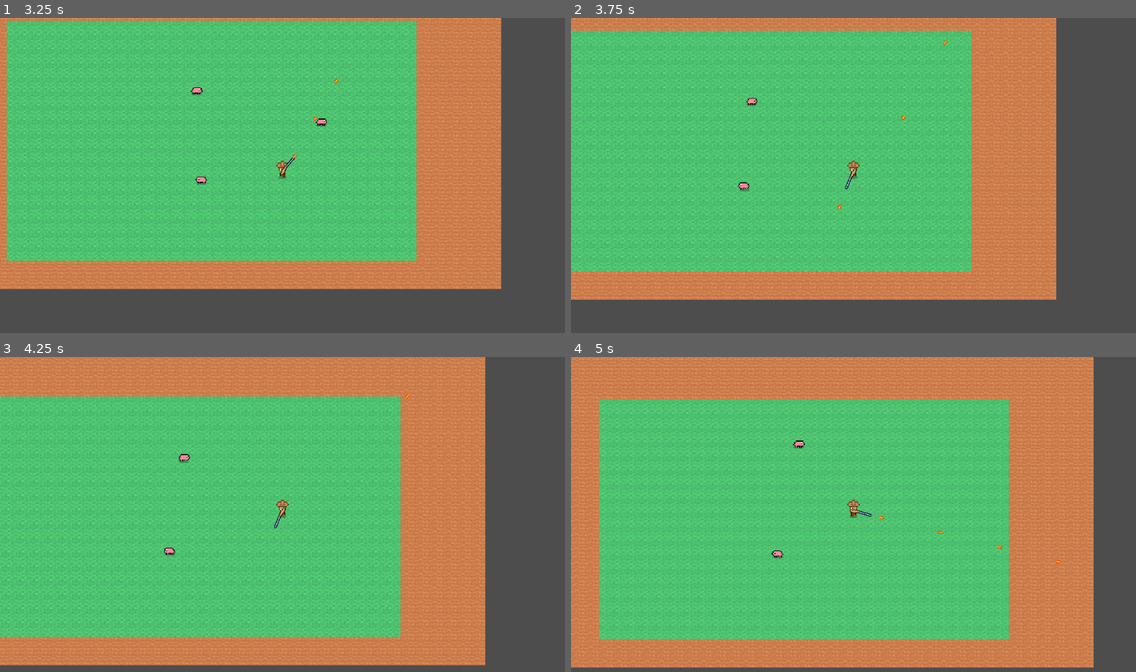
Above: before the commit, frames 1-4 (two rows, left to right).
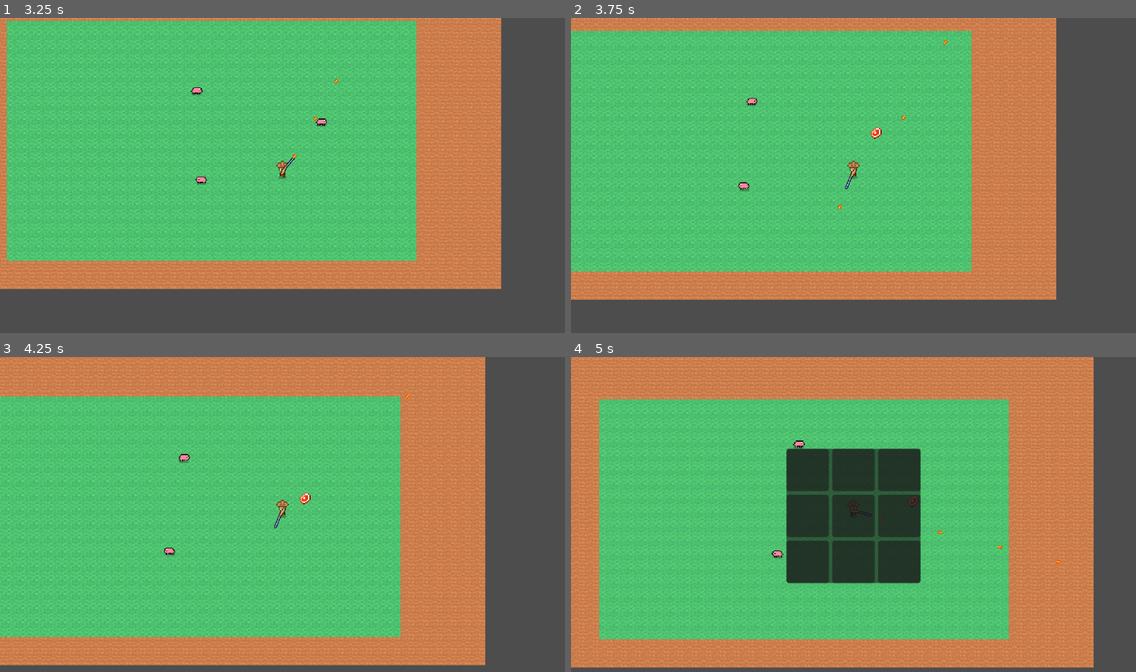
Above: after the commit, the same moments.

Repository: QuocKhangDA22TTD/game_projects
Game: Godot game, scene res://scenes/MainMenu.tscn
Same seed, same stepped clock (60 frames per second), same inputs: the game is played once before the commit and once after it.
Inputs (mouse positions are in pixels of both pictures, inside the frame that each line leads up to):
- Up to frame 1 (3.25 s): click "BẮT ĐẦU" at 0.5 s; move the mouse to (406, 159) at 1.27 s; press the mouse at (406, 159) at 1.28 s; hold D (move_right) 1.28-2.03 s; move the mouse to (169, 191) at 2.02 s; release the mouse at (169, 191) at 2.03 s; hold S (move_down) 2.03-2.78 s; click (169, 191) at 2.1 s; move the mouse to (339, 106) at 2.77 s; press the mouse at (339, 106) at 2.78 s; hold D (move_right) from 2.78 s (still down)
- Up to frame 2 (3.75 s): move the mouse to (825, 241) at 3.52 s; release D (move_right) at 3.53 s; release the mouse at (825, 241) at 3.53 s; hold W (move_up) from 3.53 s (still down); click (825, 241) at 3.6 s
- Up to frame 3 (4.25 s): keep holding W (move_up)
- Up to frame 4 (5 s): move the mouse to (1023, 564) at 4.27 s; release W (move_up) at 4.28 s; press the mouse at (1023, 564) at 4.28 s; hold A (move_left) from 4.28 s (still down); tap Tab (inventory, bound only after the commit) at 4.9 s

Frame 1 is identical in both runs. In frame 2, less than 0.1% of the frame differs, in the area x 53-55%, y 34-39%; in frame 3, less than 0.1%; in frame 4, 10%, in the area x 38-62%, y 28-72%.

Commit message:
thêm túi đồ cơ chế rơi đồ nhặt đồ

Diff:
--- a/unnamed-1/project.godot
+++ b/unnamed-1/project.godot
@@ -13,6 +13,10 @@
 config/name="unnamed_1"
 run/main_scene="uid://bxp6bnabcjbak"
 config/features=PackedStringArray("4.7", "Forward Plus")
+
+[autoload]
+
+Inventory="*res://scripts/inventory.gd"
 
 [display]
 
@@ -53,6 +57,12 @@
 "events": [Object(InputEventMouseButton,"resource_local_to_scene":false,"resource_name":"","device":-1,"window_id":0,"a …(253 unchanged characters)…
 ]
 }
+inventory={
+"deadzone": 0.5,
+"events": [Object(InputEventKey,"resource_local_to_scene":false,"resource_name":"","device":-1,"window_id":0,"alt_pressed":false,"shift_pressed":false,"ctrl_pressed":false,"meta_pressed":false,"pressed":false,"keycode":4194306,"physical_keycode":0,"key_label":0,"unicode":0,"location":0,"echo":false,"script":null)
+, Object(InputEventKey,"resource_local_to_scene":false,"resource_name":"","device":-1,"window_id":0,"alt_pressed":false,"shift_pressed":false,"ctrl_pressed":false,"meta_pressed":false,"pressed":false,"keycode":0,"physical_keycode":73,"key_label":0,"unicode":0,"location":0,"echo":false,"script":null)
+]
+}
 
 [physics]
 
--- a/unnamed-1/scenes/Main.tscn
+++ b/unnamed-1/scenes/Main.tscn
@@ -5,6 +5,7 @@
 [ext_resource type="PackedScene" uid="uid://dq2uvbtqeet" path="res://scenes/player.tscn" id="2_player"]
 [ext_resource type="PackedScene" uid="uid://dhjfq1olb04" path="res://scenes/bullet.tscn" id="3_bullet"]
 [ext_resource type="PackedScene" uid="uid://e2lr7el53lj" path="res://scenes/pig.tscn" id="4_pig"]
+[ext_resource type="PackedScene" uid="uid://buxuw4e1n5p" path="res://scenes/inventory_ui.tscn" id="5_invui"]
 
 [sub_resource type="TileSetAtlasSource" id="TileSetAtlasSource_vcsgt"]
 texture = ExtResource("1_rarhs")
@@ -40,3 +41,5 @@
 [node name="UI" type="CanvasLayer" parent="." unique_id=178540872]
 
 [node name="PauseMenu" parent="UI" unique_id=1059787539 instance=ExtResource("1_elqb8")]
+
+[node name="InventoryUI" parent="UI" instance=ExtResource("5_invui")]
--- /dev/null
+++ b/unnamed-1/scenes/inventory_ui.tscn
@@ -0,0 +1,72 @@
+[gd_scene format=3 uid="uid://buxuw4e1n5p"]
+
+[ext_resource type="Script" uid="uid://cfa6k5j5yr2" path="res://scripts/inventory_ui.gd" id="1_invui"]
+
+[node name="InventoryUI" type="Control"]
+visible = false
+layout_mode = 3
+anchors_preset = 15
+anchor_right = 1.0
+anchor_bottom = 1.0
+grow_horizontal = 2
+grow_vertical = 2
+script = ExtResource("1_invui")
+
+[node name="Panel" type="PanelContainer" parent="."]
+layout_mode = 1
+anchors_preset = 8
+anchor_left = 0.5
+anchor_top = 0.5
+anchor_right = 0.5
+anchor_bottom = 0.5
+grow_horizontal = 2
+grow_vertical = 2
+
+[node name="Grid" type="GridContainer" parent="Panel"]
+layout_mode = 2
+columns = 3
+
+[node name="Slot0" type="Button" parent="Panel/Grid"]
+custom_minimum_size = Vector2(48, 48)
+layout_mode = 2
+expand_icon = true
+
+[node name="Slot1" type="Button" parent="Panel/Grid"]
+custom_minimum_size = Vector2(48, 48)
+layout_mode = 2
+expand_icon = true
+
+[node name="Slot2" type="Button" parent="Panel/Grid"]
+custom_minimum_size = Vector2(48, 48)
+layout_mode = 2
+expand_icon = true
+
+[node name="Slot3" type="Button" parent="Panel/Grid"]
+custom_minimum_size = Vector2(48, 48)
+layout_mode = 2
+expand_icon = true
+
+[node name="Slot4" type="Button" parent="Panel/Grid"]
+custom_minimum_size = Vector2(48, 48)
+layout_mode = 2
+expand_icon = true
+
+[node name="Slot5" type="Button" parent="Panel/Grid"]
+custom_minimum_size = Vector2(48, 48)
+layout_mode = 2
+expand_icon = true
+
+[node name="Slot6" type="Button" parent="Panel/Grid"]
+custom_minimum_size = Vector2(48, 48)
+layout_mode = 2
+expand_icon = true
+
+[node name="Slot7" type="Button" parent="Panel/Grid"]
+custom_minimum_size = Vector2(48, 48)
+layout_mode = 2
+expand_icon = true
+
+[node name="Slot8" type="Button" parent="Panel/Grid"]
+custom_minimum_size = Vector2(48, 48)
+layout_mode = 2
+expand_icon = true
--- a/unnamed-1/scenes/pig.tscn
+++ b/unnamed-1/scenes/pig.tscn
@@ -29,7 +29,7 @@
 "duration": 1.0,
 "texture": SubResource("AtlasTexture_p0")
 }],
-"loop": true,
+"loop": 1,
 "name": &"idle",
 "speed": 5.0
 }, {
@@ -49,7 +49,7 @@
 "duration": 1.0,
 "texture": SubResource("AtlasTexture_p4")
 }],
-"loop": true,
+"loop": 1,
 "name": &"walk",
 "speed": 8.0
 }]
@@ -57,16 +57,16 @@
 [sub_resource type="CircleShape2D" id="CircleShape2D_pig"]
 radius = 5.0
 
-[node name="Pig" type="CharacterBody2D"]
-motion_mode = 1
+[node name="Pig" type="CharacterBody2D" unique_id=68634860]
 collision_layer = 2
 collision_mask = 3
+motion_mode = 1
 script = ExtResource("1_pig")
 
-[node name="Body" type="AnimatedSprite2D" parent="."]
+[node name="Body" type="AnimatedSprite2D" parent="." unique_id=1317359695]
 sprite_frames = SubResource("SpriteFrames_pig")
 animation = &"idle"
 autoplay = "idle"
 
-[node name="CollisionShape2D" type="CollisionShape2D" parent="."]
+[node name="CollisionShape2D" type="CollisionShape2D" parent="." unique_id=297188527]
 shape = SubResource("CircleShape2D_pig")
--- a/unnamed-1/scenes/player.tscn
+++ b/unnamed-1/scenes/player.tscn
@@ -55,7 +55,7 @@
 [sub_resource type="CircleShape2D" id="CircleShape2D_player"]
 radius = 6.0
 
-[node name="Player" type="CharacterBody2D" unique_id=303279630]
+[node name="Player" type="CharacterBody2D" unique_id=303279630 groups=["player"]]
 motion_mode = 1
 collision_mask = 3
 script = ExtResource("1_player")
--- /dev/null
+++ b/unnamed-1/scenes/pork.tscn
@@ -0,0 +1,18 @@
+[gd_scene format=3 uid="uid://c7pgvprucb3"]
+
+[ext_resource type="Script" uid="uid://d0nhgmyr8a4" path="res://scripts/pork.gd" id="1_pork"]
+[ext_resource type="Texture2D" uid="uid://bcu3gfkjkcp0p" path="res://assets/pork.png" id="2_pork"]
+
+[sub_resource type="CircleShape2D" id="CircleShape2D_pork"]
+radius = 5.0
+
+[node name="Pork" type="Area2D"]
+collision_layer = 4
+collision_mask = 1
+script = ExtResource("1_pork")
+
+[node name="Sprite2D" type="Sprite2D" parent="."]
+texture = ExtResource("2_pork")
+
+[node name="CollisionShape2D" type="CollisionShape2D" parent="."]
+shape = SubResource("CircleShape2D_pork")
--- /dev/null
+++ b/unnamed-1/scripts/inventory.gd
@@ -0,0 +1,47 @@
+extends Node
+
+# Túi đồ singleton (autoload) — dữ liệu tách khỏi UI.
+# Mỗi ô: null hoặc {"id": String, "count": int}
+
+signal changed
+
+const SIZE := 9
+
+# Thêm item mới chỉ cần thêm 1 dòng: icon hiển thị + scene khi thả ra đất
+const ITEM_DB := {
+	"pork": {
+		"icon": preload("res://assets/pork.png"),
+		"scene": preload("res://scenes/pork.tscn"),
+	},
+}
+
+var slots: Array = [null, null, null, null, null, null, null, null, null]
+
+
+# Nhặt vào túi: ưu tiên chồng vào ô cùng loại, hết thì ô trống đầu tiên.
+# Trả về false nếu túi đầy (item nằm lại đất, không mất).
+func add_item(id: String, count: int = 1) -> bool:
+	for slot in slots:
+		if slot != null and slot.id == id:
+			slot.count += count
+			changed.emit()
+			return true
+	for i in SIZE:
+		if slots[i] == null:
+			slots[i] = {"id": id, "count": count}
+			changed.emit()
+			return true
+	return false
+
+
+# Bớt 1 khỏi ô index, trả về id vừa bớt ("" nếu ô trống).
+func remove_one(index: int) -> String:
+	var slot = slots[index]
+	if slot == null:
+		return ""
+	var id: String = slot.id
+	slot.count -= 1
+	if slot.count <= 0:
+		slots[index] = null
+	changed.emit()
+	return id
--- /dev/null
+++ b/unnamed-1/scripts/inventory_ui.gd
@@ -0,0 +1,38 @@
+extends Control
+
+# UI túi đồ 3x3 — chỉ vẽ lại khi dữ liệu Inventory đổi (signal changed).
+
+@onready var grid: GridContainer = $Panel/Grid
+
+func _ready() -> void:
+	Inventory.changed.connect(_refresh)
+	for i in grid.get_child_count():
+		grid.get_child(i).pressed.connect(_on_slot_pressed.bind(i))
+	_refresh()
+
+
+func _input(event: InputEvent) -> void:
+	if event.is_action_pressed("inventory"):
+		visible = not visible
+
+
+func _refresh() -> void:
+	for i in grid.get_child_count():
+		var button: Button = grid.get_child(i)
+		var slot = Inventory.slots[i]
+		if slot == null:
+			button.icon = null
+			button.text = ""
+		else:
+			button.icon = Inventory.ITEM_DB[slot.id].icon
+			button.text = "x%d" % slot.count
+
+
+# Click vào ô có đồ: bớt 1 và thả ra đất cạnh player (lụm lại được)
+func _on_slot_pressed(index: int) -> void:
+	var id := Inventory.remove_one(index)
+	if id == "":
+		return
+	var player := get_tree().get_first_node_in_group("player")
+	if player:
+		player.drop_item(id)
--- a/unnamed-1/scripts/pig.gd
+++ b/unnamed-1/scripts/pig.gd
@@ -6,6 +6,7 @@
 @export var walk_time_max: float = 2.0
 @export var idle_time_min: float = 0.5
 @export var idle_time_max: float = 1.5
+@export var pork_scene: PackedScene = preload("res://scenes/pork.tscn")
 
 @onready var body: AnimatedSprite2D = $Body
 
@@ -48,8 +49,17 @@
 func take_damage(amount: int) -> void:
 	_hp -= amount
 	if _hp <= 0:
-		queue_free()
+		_die()
 		return
 	# Nhấp nháy đỏ khi trúng đạn
 	body.modulate = Color(1.0, 0.35, 0.35)
 	create_tween().tween_property(body, "modulate", Color.WHITE, 0.15)
+
+
+# Heo chết: rớt ra cục thịt tại chỗ rồi biến mất
+func _die() -> void:
+	if pork_scene != null:
+		var pork := pork_scene.instantiate()
+		get_parent().add_child(pork)
+		pork.global_position = global_position
+	queue_free()
--- a/unnamed-1/scripts/player.gd
+++ b/unnamed-1/scripts/player.gd
@@ -47,3 +47,12 @@
 		bullet.global_position = muzzle.global_position
 		bullet.direction = Vector2.RIGHT.rotated(gun_pivot.rotation)
 		get_parent().add_child(bullet)
+
+
+# InventoryUI gọi khi click ô: thả item ra đất cạnh chân, lụm lại được sau cooldown
+func drop_item(id: String) -> void:
+	var scene: PackedScene = Inventory.ITEM_DB[id].scene
+	var item := scene.instantiate()
+	item.pickup_cooldown = 0.8
+	get_parent().add_child(item)
+	item.global_position = global_position + Vector2.RIGHT.rotated(randf_range(0.0, TAU)) * 14.0
--- /dev/null
+++ b/unnamed-1/scripts/pork.gd
@@ -0,0 +1,23 @@
+extends Area2D
+
+# Đồ vừa thả ra có thời gian chờ ngắn để không dính ngay lại vào túi
+var pickup_cooldown: float = 0.0
+
+func _ready() -> void:
+	# Hiệu ứng nảy nhẹ khi cục thịt rớt ra
+	scale = Vector2.ZERO
+	var tween := create_tween()
+	tween.tween_property(self, "scale", Vector2(1.2, 1.2), 0.15)
+	tween.tween_property(self, "scale", Vector2.ONE, 0.1)
+
+
+func _physics_process(delta: float) -> void:
+	if pickup_cooldown > 0.0:
+		pickup_cooldown -= delta
+		return
+	# Tự nhặt khi player chạm (poll để xử lý cả khi player đứng đè sẵn lên thịt)
+	for body in get_overlapping_bodies():
+		if body.is_in_group("player"):
+			if Inventory.add_item("pork"):
+				queue_free()
+			return
Not shown: 1 places in unnamed-1/scenes/pig.tscn that only renumber resources
Not shown, added: unnamed-1/scripts/inventory.gd.uid
Not shown, added: unnamed-1/scripts/inventory_ui.gd.uid
Not shown, added: unnamed-1/scripts/pork.gd.uid
